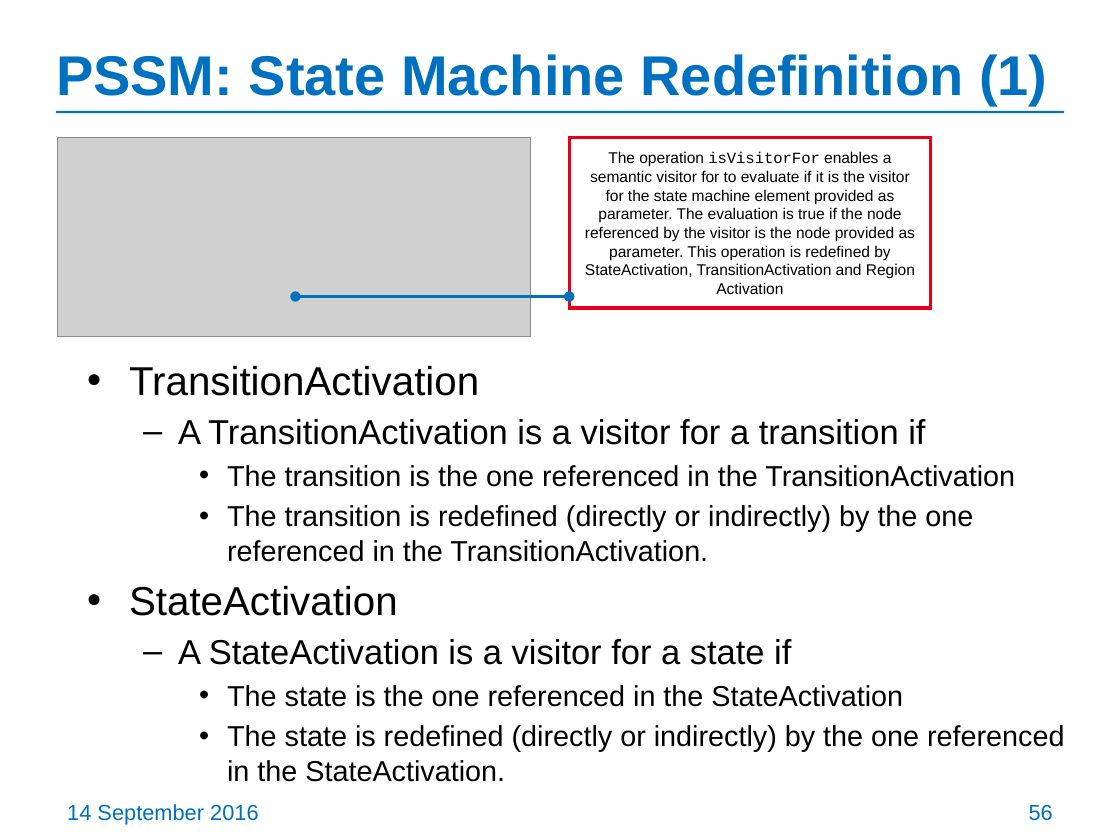
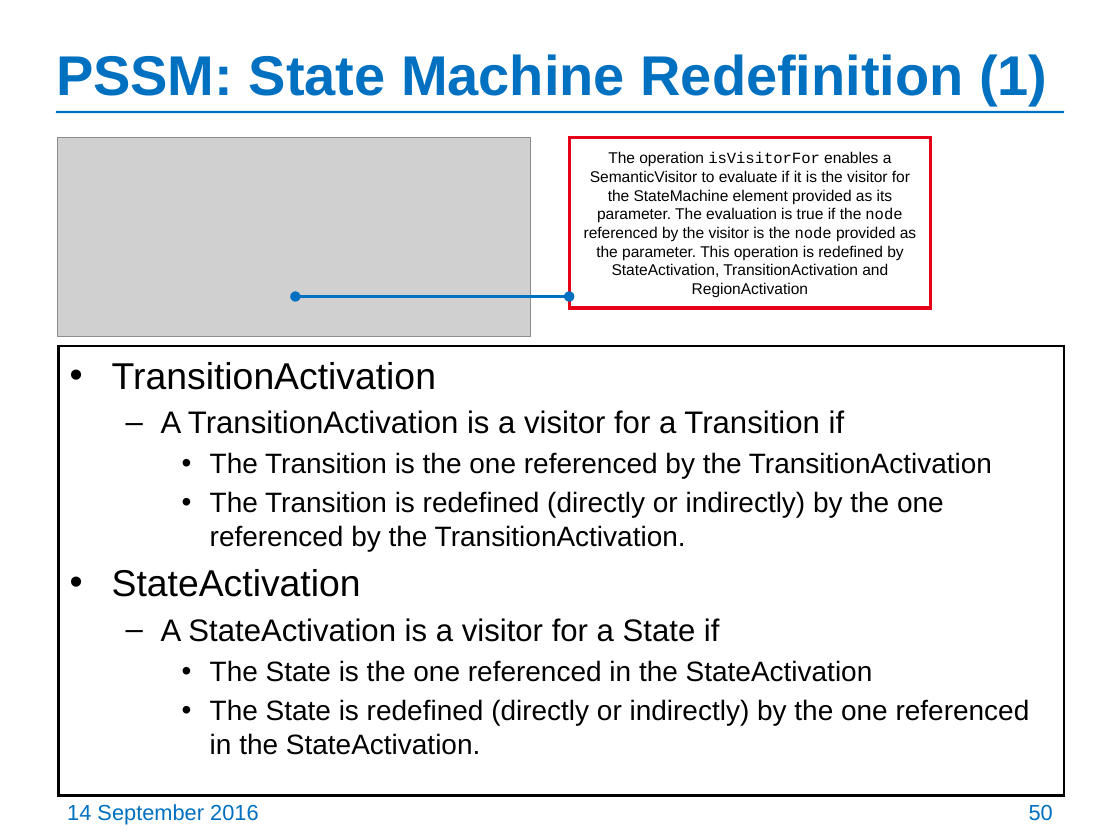
Before and after one commit to ModelDriven/PSSM, a slide deck: slide 50 of Presentations/201609-Chicago-Meeting/PSSM-initial-submission-update.pptx (slide 56 before the commit). Drawn at 1120x840 pixels with LibreOffice and Linux fonts; fonts in the diff are those of the drawing; grey boxes stand for pictures. Boxes give left, top, right and bottom in pixels: in the first picture for what was removed or moved away, otherwise in the second. Text is boxed around its words. In the diff, an @@ line names an element or a change of style, - is before the commit and + after.

```diff
--- a/Presentations/201609-Chicago-Meeting/PSSM-initial-submission-update.pptx
+++ b/Presentations/201609-Chicago-Meeting/PSSM-initial-submission-update.pptx
@@ text in rectangle at bbox=[584, 151, 916, 298]: text changed @@
-The operation isVisitorFor enables a semantic visitor for to evaluate if it is the visitor for the state machine element provided as parameter. The evaluation is true if the node referenced by the visitor is the node provided as parameter. This operation is redefined by StateActivation, TransitionActivation and Region Activation
+The operation isVisitorFor enables a SemanticVisitor to evaluate if it is the visitor for the StateMachine element provided as its parameter. The evaluation is true if the node referenced by the visitor is the node provided as the parameter. This operation is redefined by StateActivation, TransitionActivation and RegionActivation
@@ rectangle "TransitionActivation": place and size @@
-rectangle "TransitionActivation" at bbox=[129, 365, 1064, 782]
+rectangle "TransitionActivation" at bbox=[58, 346, 1064, 795]
@@ rectangle "TransitionActivation" at bbox=[58, 346, 1064, 795]: outline none to #000000 1.5 pt @@
@@ text in rectangle at bbox=[112, 362, 436, 597]: size 25.9 to 24 pt in "TransitionActivation", "StateActivation" @@
@@ text in rectangle at bbox=[161, 410, 992, 551]: text changed; size 18.5 to 18 pt @@
-  – A TransitionActivation is a visitor for a transition if
-    • The transition is the one referenced in the TransitionActivation
-    • The transition is redefined (directly or indirectly) by the one referenced in the TransitionActivation.
+  – A TransitionActivation is a visitor for a Transition if
+    • The Transition is the one referenced by the TransitionActivation
+    • The Transition is redefined (directly or indirectly) by the one referenced by the TransitionActivation.
@@ text in rectangle at bbox=[161, 618, 1030, 755]: text changed; size 18.5 to 18 pt @@
-  – A StateActivation is a visitor for a state if
-    • The state is the one referenced in the StateActivation
-    • The state is redefined (directly or indirectly) by the one referenced in the StateActivation.
+  – A StateActivation is a visitor for a State if
+    • The State is the one referenced in the StateActivation
+    • The State is redefined (directly or indirectly) by the one referenced in the StateActivation.
@@ page number at bbox=[1029, 804, 1053, 821]: text changed @@
-56
+50
```
Also in this commit, not shown: 36 other slides changed, 19 slides removed.
